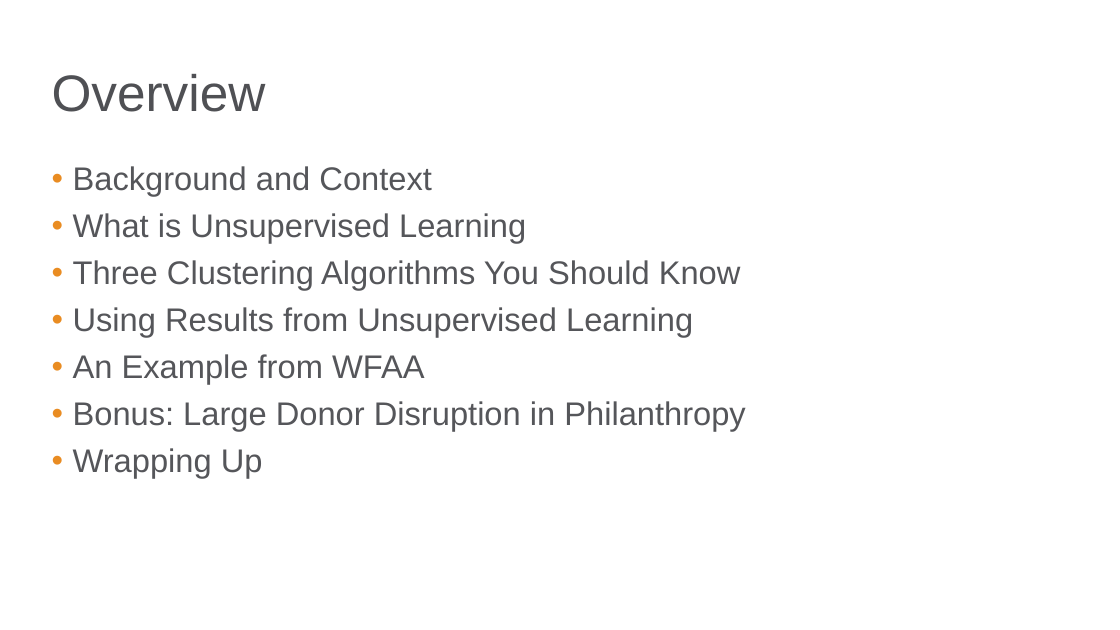
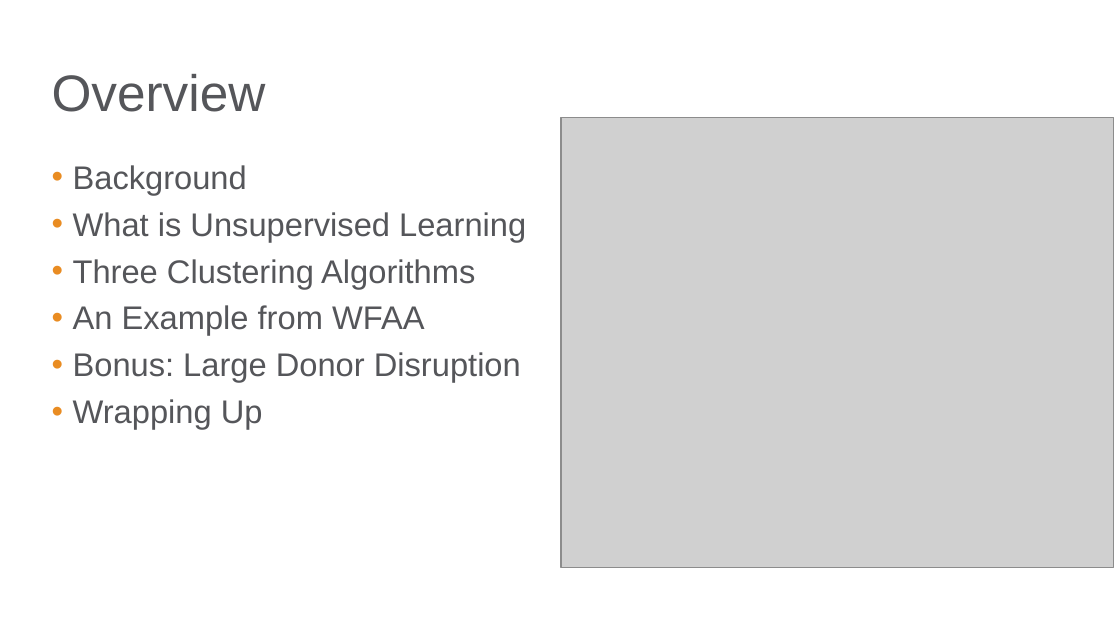
Before and after one commit to bgstieber/APRA-PD-DAS-2019, a slide deck: slide 2 of Generating Insights from Clustering Large Donors - BStieber APRA DAS19.pptx. Drawn at 1120x630 pixels with LibreOffice and Linux fonts; fonts in the diff are those of the drawing; grey boxes stand for pictures; background and template pictures are left out. Boxes give left, top, right and bottom in pixels: in the first picture for what was removed or moved away, otherwise in the second. Text is boxed around its words. In the diff, an @@ line names an element or a change of style, - is before the commit and + after.

```diff
--- a/Generating Insights from Clustering Large Donors - BStieber APRA DAS19.pptx
+++ b/Generating Insights from Clustering Large Donors - BStieber APRA DAS19.pptx
@@ title "Overview" at (52, 74, 266, 112): text colour #4F5054 to #55565A @@
@@ picture added at (561, 118, 1113, 568) @@
@@ text at (73, 165, 247, 195): text changed @@
-• Background and Context
+• Background
@@ text at (73, 259, 475, 288): text changed @@
-• Three Clustering Algorithms You Should Know
-• Using Results from Unsupervised Learning
+• Three Clustering Algorithms
@@ text at (73, 352, 521, 382): text changed @@
-• Bonus: Large Donor Disruption in Philanthropy
+• Bonus: Large Donor Disruption
```
Also in this commit, not shown: 4 other slides changed, 2 slides added, 1 slide removed, 1 other file.
